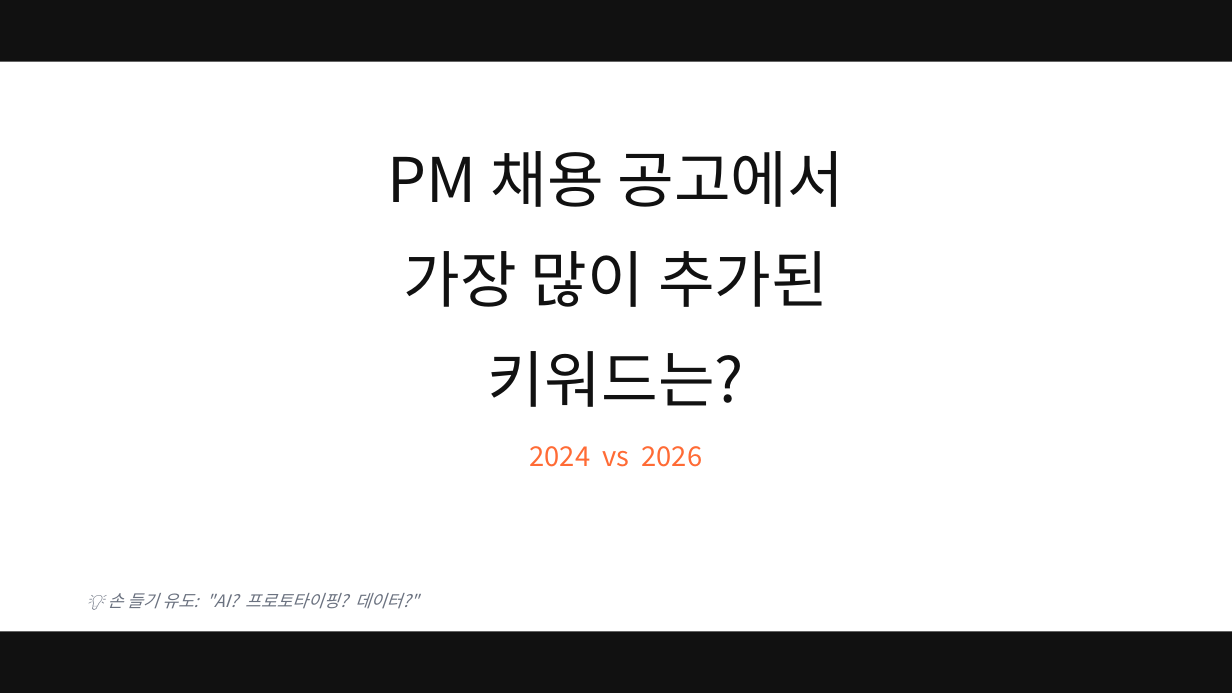
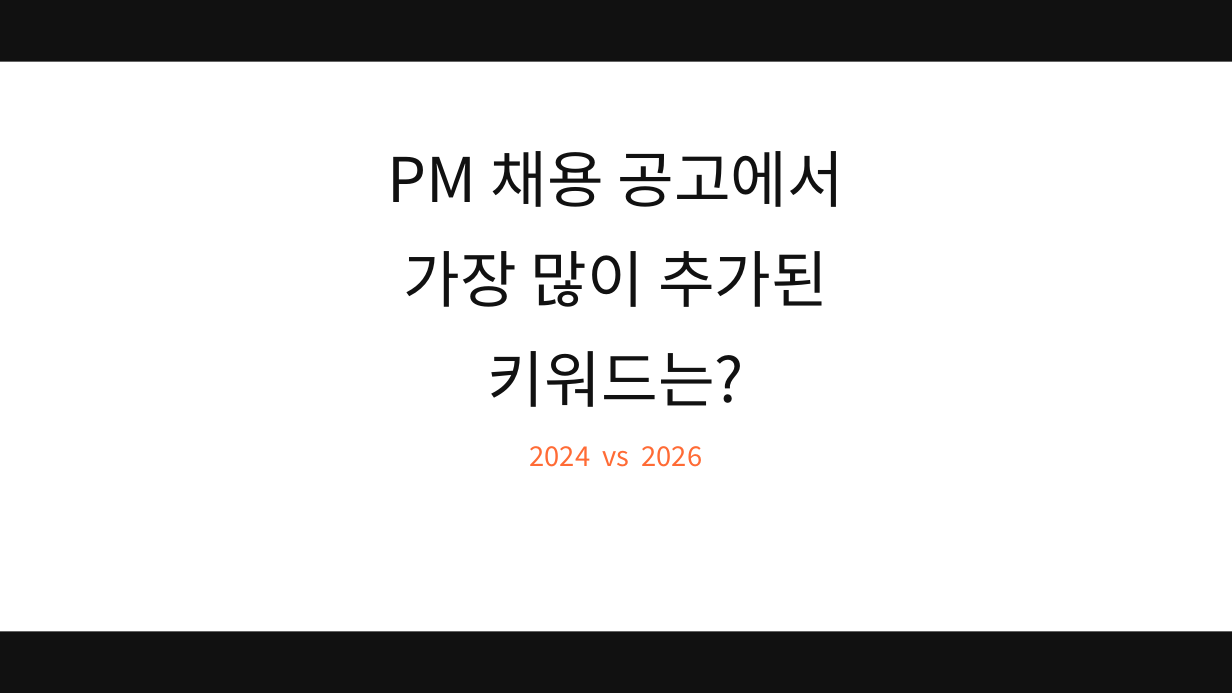
Before and after one commit to smilesjcha/ai-native-pm, a slide deck: slide 3 of projects/26Q3_Fastcampus-Lecture/assets/pptx/ai-native-pm-lecture.pptx. Drawn at 1232x693 pixels with LibreOffice and Linux fonts; fonts in the diff are those of the drawing. Boxes give left, top, right and bottom in pixels: in the first picture for what was removed or moved away, otherwise in the second. Text is boxed around its words. In the diff, an @@ line names an element or a change of style, - is before the commit and + after.

```diff
--- a/projects/26Q3_Fastcampus-Lecture/assets/pptx/ai-native-pm-lecture.pptx
+++ b/projects/26Q3_Fastcampus-Lecture/assets/pptx/ai-native-pm-lecture.pptx
@@ text removed at bbox=[108, 593, 418, 609] @@
-💡 손 들기 유도: "AI? 프로토타이핑? 데이터?"
```
Also in this commit, not shown: 26 other slides changed, 1 other file.
